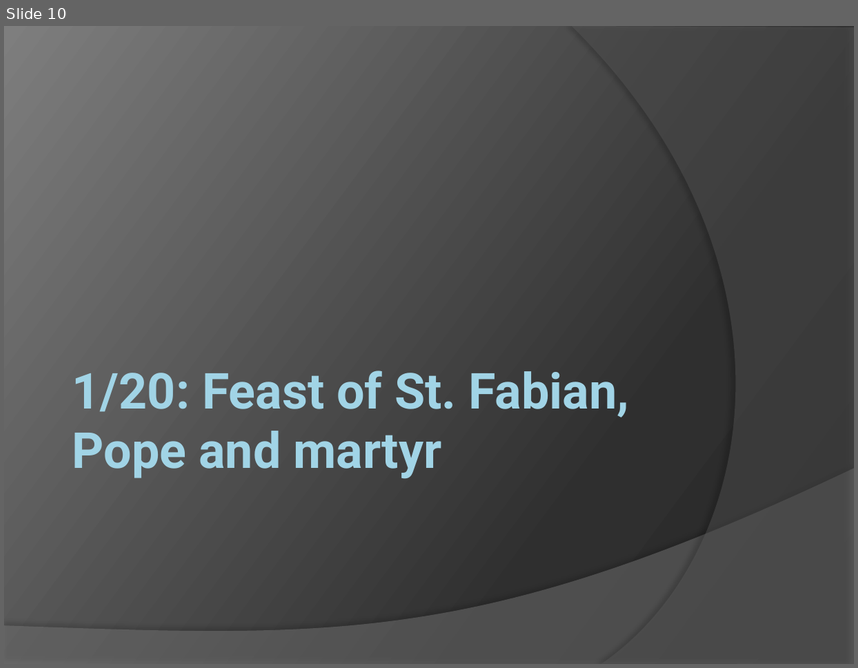
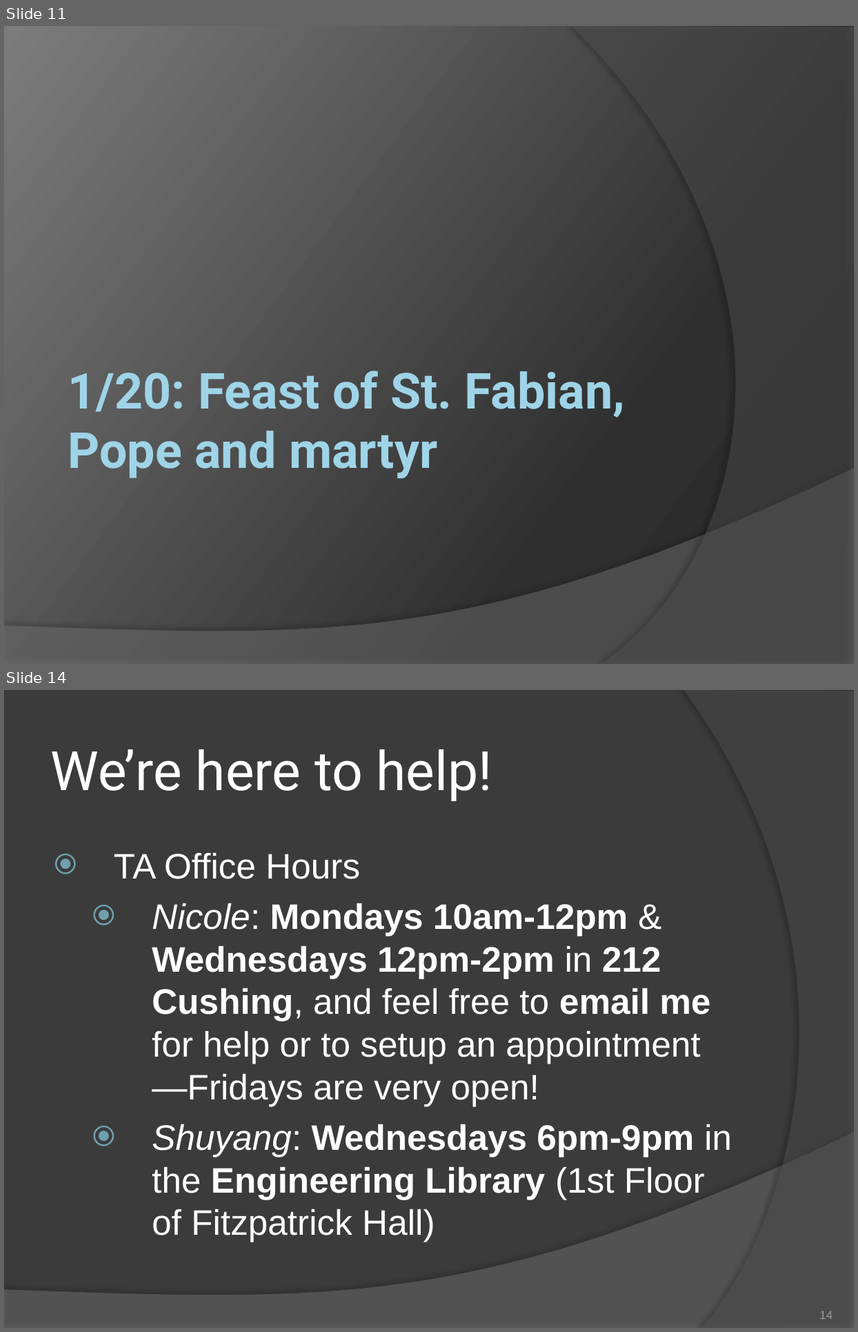
Before and after one commit to patrick-flynn/CSE10101, a slide deck: CSE10101/lecture/CSE10101.pptx. Shown one above the other, each under a label of ours: slide 10 before the commit, slides 11 and 14 after it; the slides between them are not shown. The pictures are 858x668 and 858x1332 pixels, drawn with LibreOffice and Linux fonts; fonts in the diff are those of the drawing. Boxes give left, top, right and bottom in pixels: in the first picture for what was removed or moved away, otherwise in the second. Text is boxed around its words. In the diff, an @@ line names an element or a change of style, - is before the commit and + after.

Commit message:
CSE10101 Slide Deck
Updated slides 10-18 for 1/20 lecture

```diff
--- a/CSE10101/lecture/CSE10101.pptx
+++ b/CSE10101/lecture/CSE10101.pptx
@@ slide 14 added at [4,690,854,1328], background #3B3B3B; not listed: 1 template element that a slide beside it also shows @@
@@ freeform shape added at [684,690,854,1328], fill #5A5A5A at 40% opacity @@
@@ title added at [51,749,493,801], 46 pt, text #FFFFFF @@
+We’re here to help!
@@ text added at [114,853,732,1241], 30 pt, text #FFFFFF @@
+⦿ TA Office Hours
+  ⦿ Nicole: Mondays 10am-12pm & Wednesdays 12pm-2pm in 212 Cushing, and feel free to email me for help or to setup an appointment—Fridays are very open!
+  ⦿ Shuyang: Wednesdays 6pm-9pm in the Engineering Library (1st Floor of Fitzpatrick Hall)
@@ page number added at [820,1310,833,1319], 10 pt, text #9B9998 @@
+14
@@ what was slide 10 is now slide 11 @@
@@ slide 11 changed as well @@
@@ background gradient #282828 to #2F2F2F to #7E7E7E to gradient #272727 to #2F2F2F to #7C7C7C @@
@@ freeform shape at [572,26,854,664]: fill #5E5E5E at 40% opacity to #5A5A5A at 40% opacity @@
@@ title "1/20: Feast of St. Fabian, ..." at [67,370,625,479]: text colour gradient #A1D4E7 to #58808D to #9FD4E8, letter outline #5DD4FF 0.39 pt to #5CD4FF 0.39 pt @@
@@ freeform shape at [4,468,854,664]: fill #7F7F7F at 45% opacity to #7B7B7B at 45% opacity @@
```
Also in this commit, not shown: 36 other slides changed, 7 other slides added, 2 other files.
